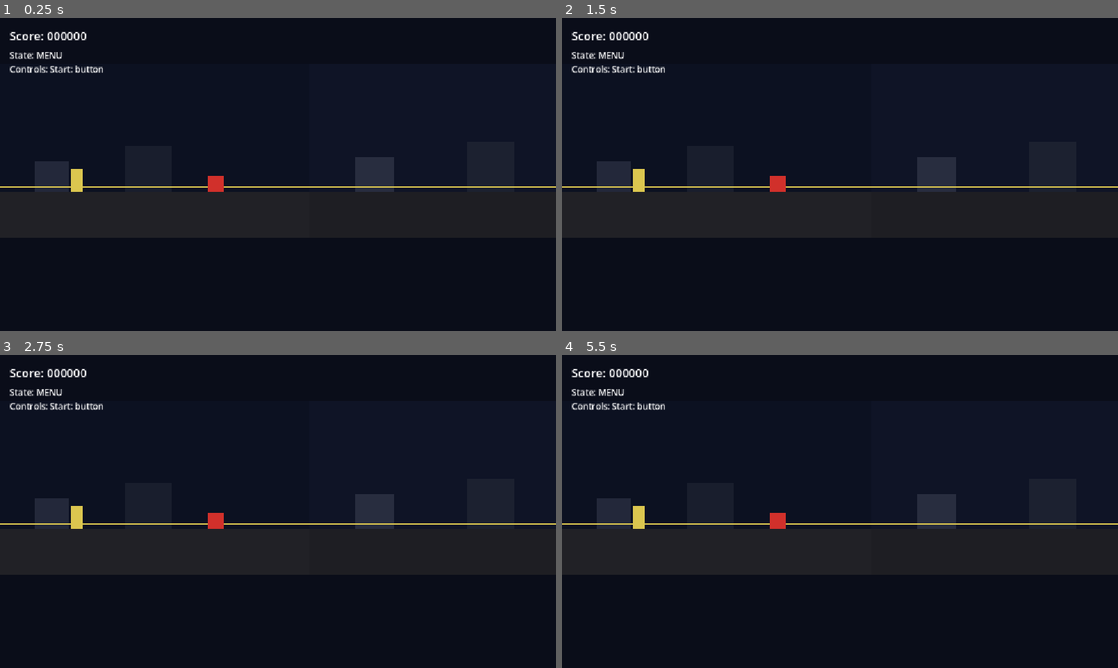
Above: before the commit, frames 1-4 (two rows, left to right).
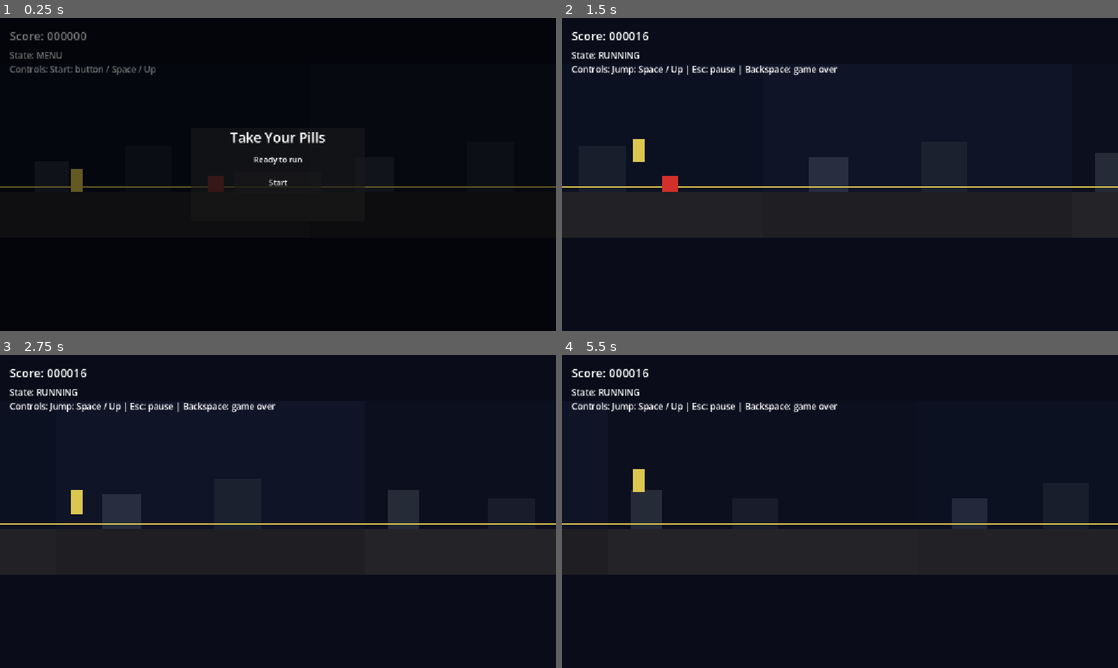
Above: after the commit, the same moments.

Repository: v-Kaefer/Take-Your-Pills
Game: Godot game, scene res://scenes/game/game.tscn
Same seed, same stepped clock (60 frames per second), same inputs: the game is played once before the commit and once after it.
Inputs (mouse positions are in pixels of both pictures, inside the frame that each line leads up to):
- Up to frame 1 (0.25 s): no input
- Up to frame 2 (1.5 s): click (840, 180) at 0.5 s, where only the run after the commit has a clickable "Start"; hold Up from 1.28 s (still down); tap Space (player_jump, bound only after the commit) at 1.35 s
- Up to frame 3 (2.75 s): keep holding Up; tap Space (player_jump, bound only after the commit) at 1.52, 1.82, 2.1, 2.27, 2.57 s
- Up to frame 4 (5.5 s): release Up at 2.78 s; tap Space (player_jump, bound only after the commit) at 2.85, 3.6, 3.77, 4.07, 4.35, 4.52, 4.82, 5.1, 5.27 s; hold Up 3.53-5.03 s

The runs differ from the first frame. In frame 1, 5.8% of the frame differs, in the area x 0-100%, y 4-56%; in frame 2, 2.3%; in frame 3, 2.6%; in frame 4, 2.8%.
Error before the commit: Parse Error: Identifier "collect_sfx_player" not declared in the current scope. (res://scenes/game/game.gd:123)

Commit message:
fix: remove undefnied signal and node references in game.gd

Diff:
--- a/scenes/game/game.gd
+++ b/scenes/game/game.gd
@@ -17,7 +17,6 @@
 func _ready() -> void:
 	_ensure_input_actions()
 	RunSignals.player_hit_obstacle.connect(_on_player_hit_obstacle)
-	RunSignals.collectable_collected.connect(_on_collectable_collected)
 	hud.connect_start(_on_start_button_pressed)
 	hud.connect_resume(_on_resume_button_pressed)
 	hud.connect_restart(_on_restart_button_pressed)
@@ -120,7 +119,6 @@
 		return
 
 	score += score_value
-	collect_sfx_player.play()
 	_update_hud()
 
 
--- /dev/null
+++ b/tests/godot/chunk_manager_behavior_test.gd
@@ -0,0 +1,28 @@
+class_name ChunkManagerBehaviorTestSuite
+extends GdUnitTestSuite
+
+const GAME_SCENE := "res://scenes/game/game.tscn"
+
+
+func test_chunk_manager_spawns_buffer_and_recycles_offscreen_chunks() -> void:
+	var runner := scene_runner(GAME_SCENE)
+	var game := runner.scene() as Game
+
+	assert_object(game).is_not_null()
+	await runner.simulate_frames(1)
+
+	var chunks := game.get_node("World/Chunks") as ChunkManager
+	assert_object(chunks).is_not_null()
+
+	var viewport_width := float(chunks.call("_get_viewport_width"))
+	var right_edge := float(chunks.call("_get_rightmost_edge"))
+	assert_bool(right_edge >= viewport_width + chunks.spawn_buffer_px).is_true()
+	assert_bool(chunks.get_child_count() >= chunks.initial_chunk_count).is_true()
+
+	var first_chunk := chunks.get_child(0) as Node2D
+	first_chunk.position.x = -chunks.chunk_width - chunks.recycle_buffer_px - 10.0
+	chunks.call("_recycle_offscreen_chunks")
+	await runner.simulate_frames(1)
+
+	assert_bool(is_instance_valid(first_chunk)).is_false()
+	assert_bool(chunks.get_child_count() >= chunks.initial_chunk_count).is_true()
--- /dev/null
+++ b/tests/godot/game_flow_test.gd
@@ -0,0 +1,99 @@
+class_name GameFlowTestSuite
+extends GdUnitTestSuite
+
+const GAME_SCENE := "res://scenes/game/game.tscn"
+
+
+func test_game_boots_in_main_menu_state() -> void:
+	var runner := scene_runner(GAME_SCENE)
+	var game := runner.scene() as Game
+
+	assert_object(game).is_not_null()
+	await runner.simulate_frames(1)
+
+	var player := game.get_node("World/Player") as Player
+	var chunks := game.get_node("World/Chunks") as ChunkManager
+	var main_menu := game.get_node("HUD/MainMenu") as Control
+	var pause_menu := game.get_node("HUD/PauseMenu") as Control
+	var game_over_menu := game.get_node("HUD/GameOverMenu") as Control
+
+	assert_int(game.current_state).is_equal(Game.GameState.MAIN_MENU)
+	assert_int(player.current_state).is_equal(Player.RunState.PAUSED)
+	assert_bool(chunks.scrolling_enabled).is_false()
+	assert_bool(main_menu.visible).is_true()
+	assert_bool(pause_menu.visible).is_false()
+	assert_bool(game_over_menu.visible).is_false()
+
+
+func test_start_transitions_to_running_state() -> void:
+	var runner := scene_runner(GAME_SCENE)
+	var game := runner.scene() as Game
+
+	assert_object(game).is_not_null()
+	await runner.simulate_frames(1)
+
+	var player := game.get_node("World/Player") as Player
+	var chunks := game.get_node("World/Chunks") as ChunkManager
+	var main_menu := game.get_node("HUD/MainMenu") as Control
+	var state_label := game.get_node("HUD/MarginContainer/VBoxContainer/StateLabel") as Label
+
+	game.call("_start_run")
+	await runner.simulate_frames(1)
+
+	assert_int(game.current_state).is_equal(Game.GameState.RUNNING)
+	assert_int(player.current_state).is_equal(Player.RunState.RUNNING)
+	assert_bool(chunks.scrolling_enabled).is_true()
+	assert_bool(main_menu.visible).is_false()
+	assert_str(state_label.text).contains("State: RUNNING")
+
+
+func test_pause_and_resume_from_running_state() -> void:
+	var runner := scene_runner(GAME_SCENE)
+	var game := runner.scene() as Game
+
+	assert_object(game).is_not_null()
+	await runner.simulate_frames(1)
+
+	game.call("_start_run")
+	await runner.simulate_frames(1)
+
+	var player := game.get_node("World/Player") as Player
+	var chunks := game.get_node("World/Chunks") as ChunkManager
+	var pause_menu := game.get_node("HUD/PauseMenu") as Control
+	var state_label := game.get_node("HUD/MarginContainer/VBoxContainer/StateLabel") as Label
+
+	game.call("_toggle_pause")
+	assert_int(game.current_state).is_equal(Game.GameState.PAUSED)
+	assert_int(player.current_state).is_equal(Player.RunState.PAUSED)
+	assert_bool(chunks.scrolling_enabled).is_false()
+	assert_bool(pause_menu.visible).is_true()
+	assert_str(state_label.text).contains("State: PAUSED")
+
+	game.call("_toggle_pause")
+	assert_int(game.current_state).is_equal(Game.GameState.RUNNING)
+	assert_int(player.current_state).is_equal(Player.RunState.RUNNING)
+	assert_bool(chunks.scrolling_enabled).is_true()
+	assert_bool(pause_menu.visible).is_false()
+
+
+func test_game_over_shows_game_over_menu() -> void:
+	var runner := scene_runner(GAME_SCENE)
+	var game := runner.scene() as Game
+
+	assert_object(game).is_not_null()
+	await runner.simulate_frames(1)
+
+	game.call("_start_run")
+	await runner.simulate_frames(1)
+
+	var game_over_menu := game.get_node("HUD/GameOverMenu") as Control
+	var restart_button := game.get_node("HUD/GameOverMenu/Panel/VBoxContainer/RestartButton") as Button
+	var state_label := game.get_node("HUD/MarginContainer/VBoxContainer/StateLabel") as Label
+
+	game.call("_set_game_over")
+	assert_int(game.current_state).is_equal(Game.GameState.GAME_OVER)
+	assert_bool(game_over_menu.visible).is_true()
+	assert_bool(restart_button.visible).is_true()
+	assert_str(state_label.text).contains("State: GAME OVER")
+	assert_str(state_label.text).contains("Jump: restart")
+	assert_str(state_label.text).contains("Restart: button")
--- /dev/null
+++ b/tests/godot/obstacle_behavior_test.gd
@@ -0,0 +1,34 @@
+class_name ObstacleBehaviorTestSuite
+extends GdUnitTestSuite
+
+const PLAYER_SCENE := "res://scenes/player/player.tscn"
+const OBSTACLE_SCENE := "res://scenes/game/obstacles/obstacle.tscn"
+
+
+class HitCounter:
+	var count: int = 0
+
+	func record(_obstacle: Node, _body: Node) -> void:
+		count += 1
+
+
+func test_obstacle_emits_player_hit_only_once_for_player_bodies() -> void:
+	var obstacle := preload(OBSTACLE_SCENE).instantiate() as Obstacle
+	var player := preload(PLAYER_SCENE).instantiate() as Player
+	var non_player := Node2D.new()
+	var counter := HitCounter.new()
+	var on_hit := Callable(counter, "record")
+
+	RunSignals.player_hit_obstacle.connect(on_hit)
+
+	obstacle._on_body_entered(non_player)
+	obstacle._on_body_entered(player)
+	obstacle._on_body_entered(player)
+
+	RunSignals.player_hit_obstacle.disconnect(on_hit)
+
+	assert_int(counter.count).is_equal(1)
+
+	obstacle.free()
+	player.free()
+	non_player.free()
--- /dev/null
+++ b/tests/godot/player_behavior_test.gd
@@ -0,0 +1,28 @@
+class_name PlayerBehaviorTestSuite
+extends GdUnitTestSuite
+
+const PLAYER_SCENE := "res://scenes/player/player.tscn"
+
+
+func test_player_jump_requests_follow_state_transitions() -> void:
+	var player := preload(PLAYER_SCENE).instantiate() as Player
+
+	assert_object(player).is_not_null()
+	assert_int(player.current_state).is_equal(Player.RunState.PAUSED)
+	assert_bool(player.request_jump()).is_false()
+
+	player.start_run()
+	assert_int(player.current_state).is_equal(Player.RunState.RUNNING)
+	player.velocity = Vector2(123.0, 45.0)
+	assert_bool(player.request_jump()).is_true()
+
+	player.pause_run()
+	assert_int(player.current_state).is_equal(Player.RunState.PAUSED)
+	assert_float(player.velocity.x).is_equal(0.0)
+	assert_bool(player.request_jump()).is_false()
+
+	player.end_run()
+	assert_int(player.current_state).is_equal(Player.RunState.DEAD)
+	assert_bool(player.request_jump()).is_false()
+
+	player.free()
Not shown, added: tests/godot/chunk_manager_behavior_test.gd.uid
Not shown, added: tests/godot/game_flow_test.gd.uid
Not shown, added: tests/godot/obstacle_behavior_test.gd.uid
Not shown, added: tests/godot/player_behavior_test.gd.uid
